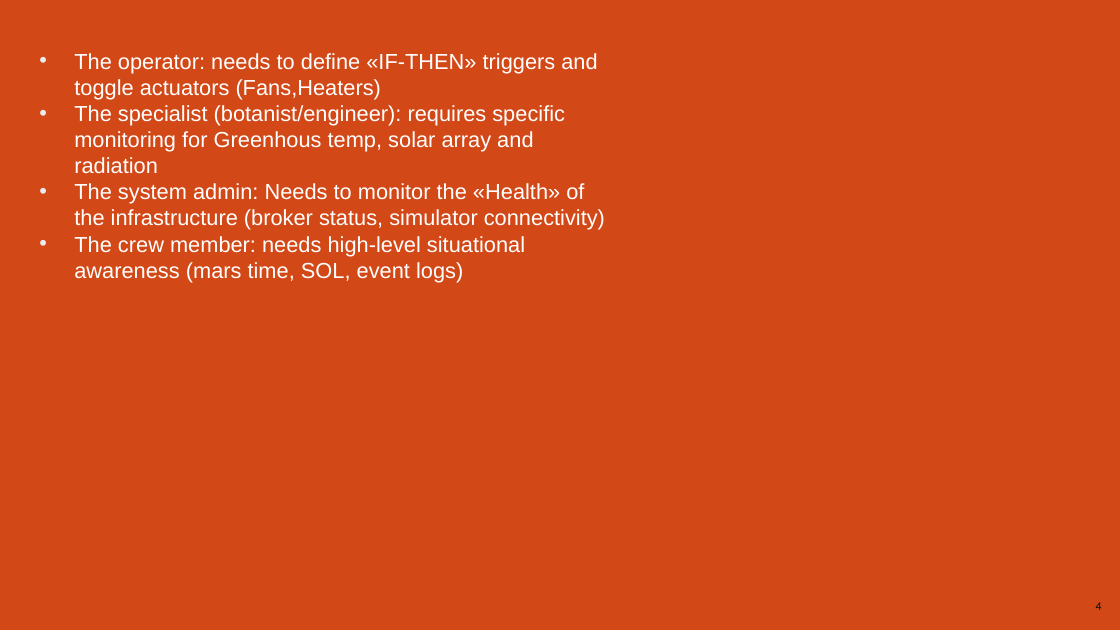
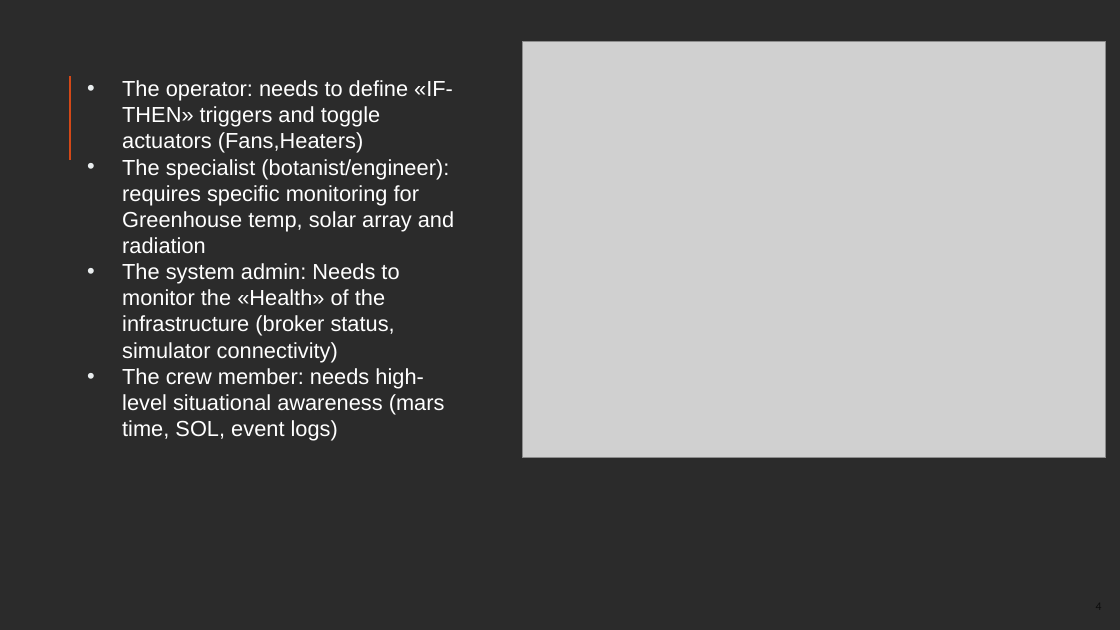
Before and after one commit to danrazin/2056165_ENIGMI, a slide deck: slide 4 of booklets/LAB.pptx. Drawn at 1120x630 pixels with LibreOffice and Linux fonts; fonts in the diff are those of the drawing; grey boxes stand for pictures; background and template pictures are left out; a plain dark background stands for a picture behind light text. Boxes give left, top, right and bottom in pixels: in the first picture for what was removed or moved away, otherwise in the second. Text is boxed around its words. In the diff, an @@ line names an element or a change of style, - is before the commit and + after.

```diff
--- a/booklets/LAB.pptx
+++ b/booklets/LAB.pptx
@@ background #D34817 to picture (left out) @@
@@ picture added at bbox=[522, 41, 1105, 457] @@
@@ text "The operator: needs to define ...": place and size @@
-text "The operator: needs to define ..." at bbox=[74, 53, 605, 283]
+text "The operator: needs to define ..." at bbox=[122, 80, 454, 441]
@@ text at bbox=[122, 159, 454, 254]: text changed @@
-• The specialist (botanist/engineer): requires specific monitoring for Greenhous temp, solar array and radiation
+• The specialist (botanist/engineer): requires specific monitoring for Greenhouse temp, solar array and radiation
```
Also in this commit, not shown: 22 other slides changed, 3 slides added, 1 slide removed.
